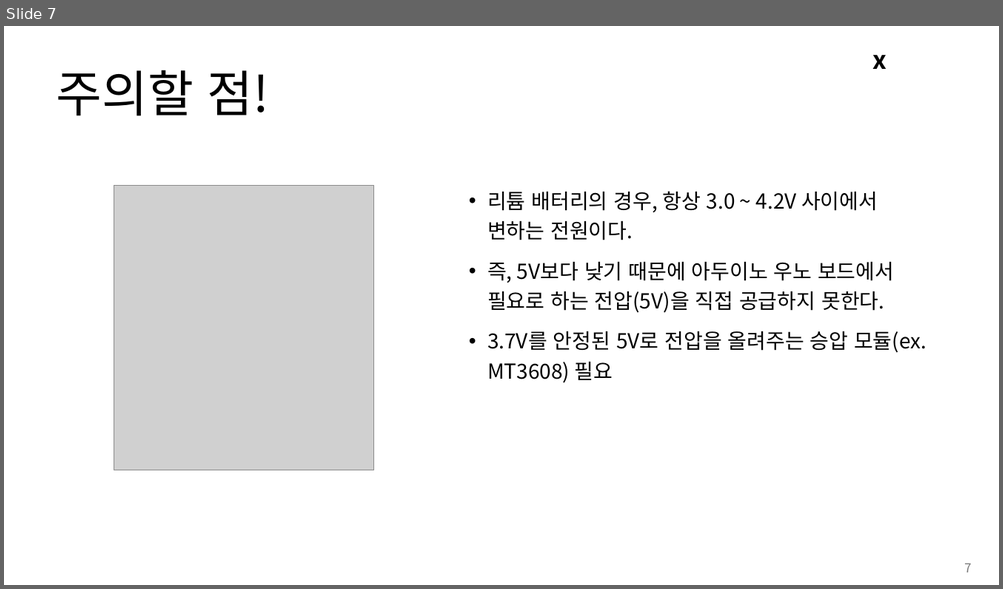
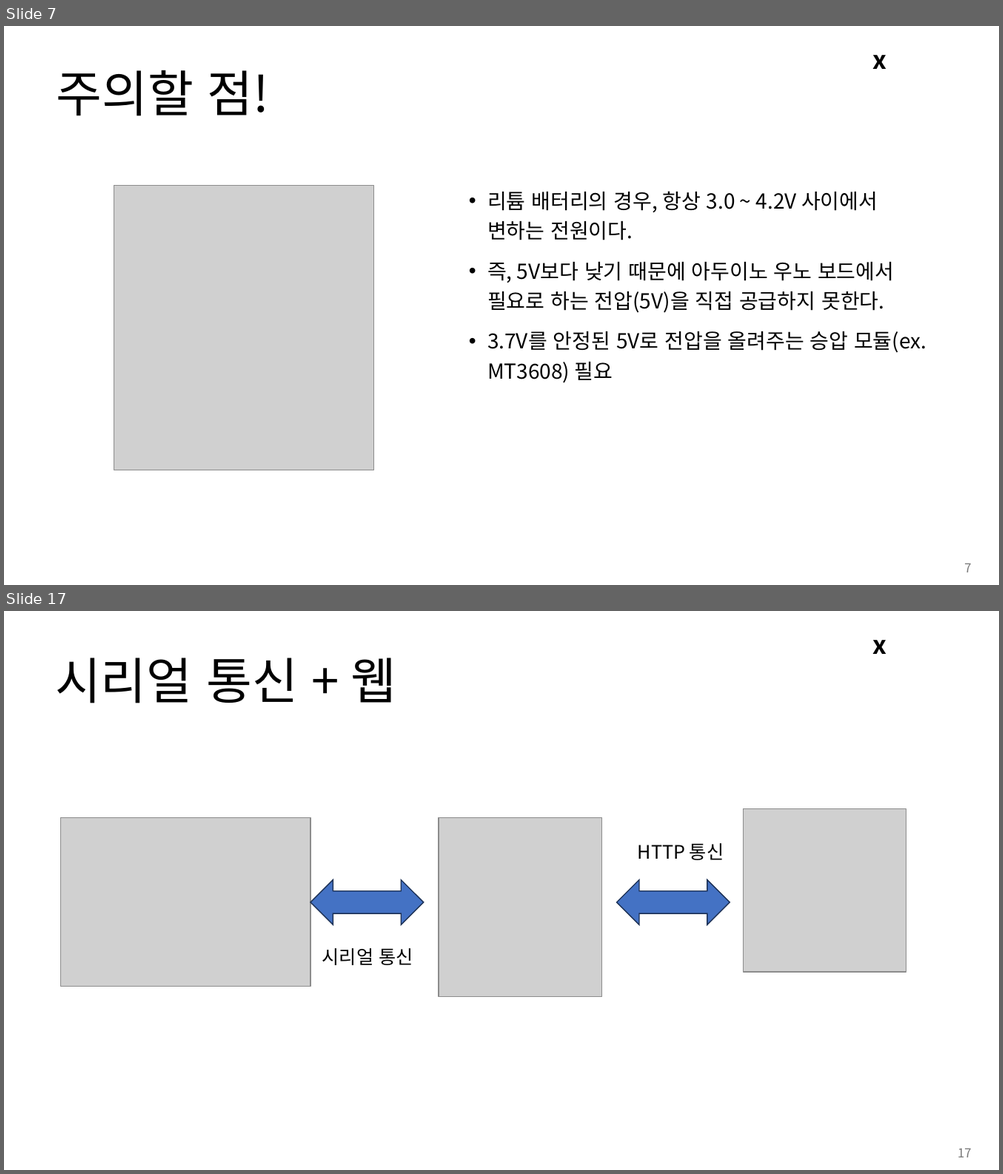
Before and after one commit to Leader-Lesson/KDT_RE_3rd, a slide deck: material/Arduino/05_태양광패널.pptx. Shown one above the other, each under a label of ours: slide 7 before the commit, slides 7 and 17 after it; the slides between them are not shown. The pictures are 1003x589 and 1003x1174 pixels, drawn with LibreOffice and Linux fonts; fonts in the diff are those of the drawing; grey boxes stand for pictures; background and template pictures are left out. Boxes give left, top, right and bottom in pixels: in the first picture for what was removed or moved away, otherwise in the second. Text is boxed around its words. In the diff, an @@ line names an element or a change of style, - is before the commit and + after.

```diff
--- a/material/Arduino/05_태양광패널.pptx
+++ b/material/Arduino/05_태양광패널.pptx
@@ slide 17 added at <box>4,611,999,1170</box>, background #FFFFFF; not listed: 1 template element that a slide beside it also shows @@
@@ title added at <box>55,658,396,703</box>, 48 pt, text #000000 @@
+시리얼 통신 + 웹
@@ picture added at <box>743,809,906,972</box> @@
@@ picture added at <box>61,818,310,987</box> @@
@@ picture added at <box>438,818,601,997</box> @@
@@ text added at <box>637,843,723,860</box>, 18 pt, text #000000 @@
+HTTP 통신
@@ left right arrow added at <box>310,880,424,925</box>, fill #4472C4, outline #1E3256 1 pt @@
@@ left right arrow added at <box>617,880,729,925</box>, fill #4472C4, outline #1E3256 1 pt @@
@@ text added at <box>322,948,412,965</box>, 18 pt, text #000000 @@
+시리얼 통신
@@ page number added at <box>957,1148,971,1158</box>, 12 pt, text #797979 @@
+17
```
Also in this commit, not shown: 2 slides changed, 47 other slides added, 5 slides removed, 10 other files.
